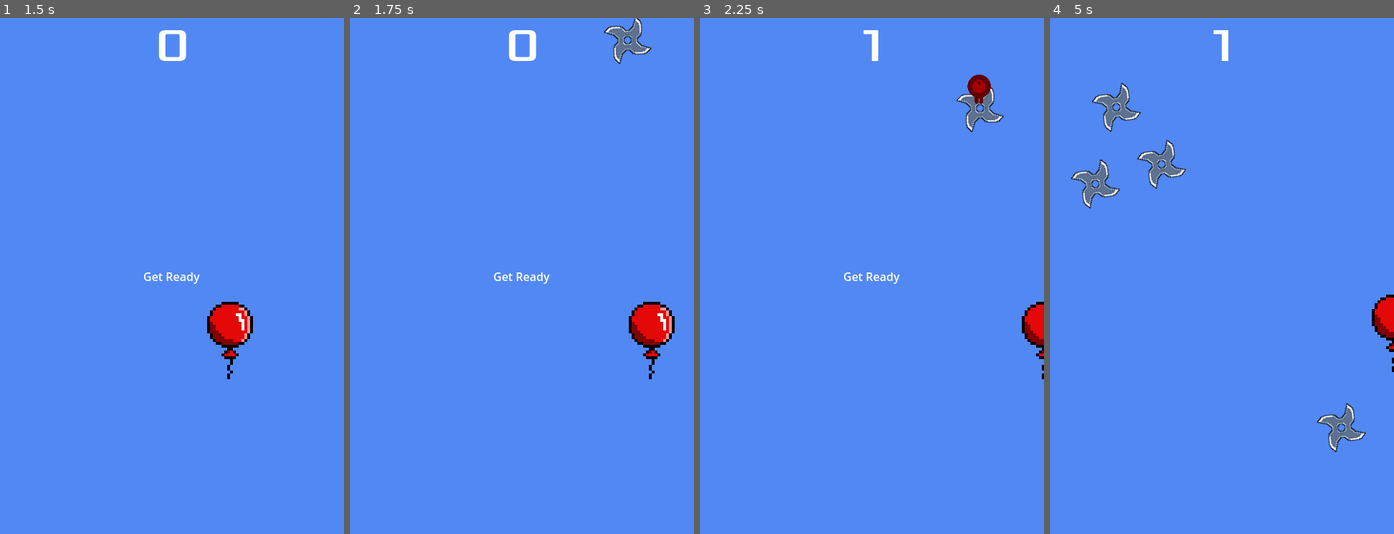
Above: before the commit, frames 1-4 (left to right).
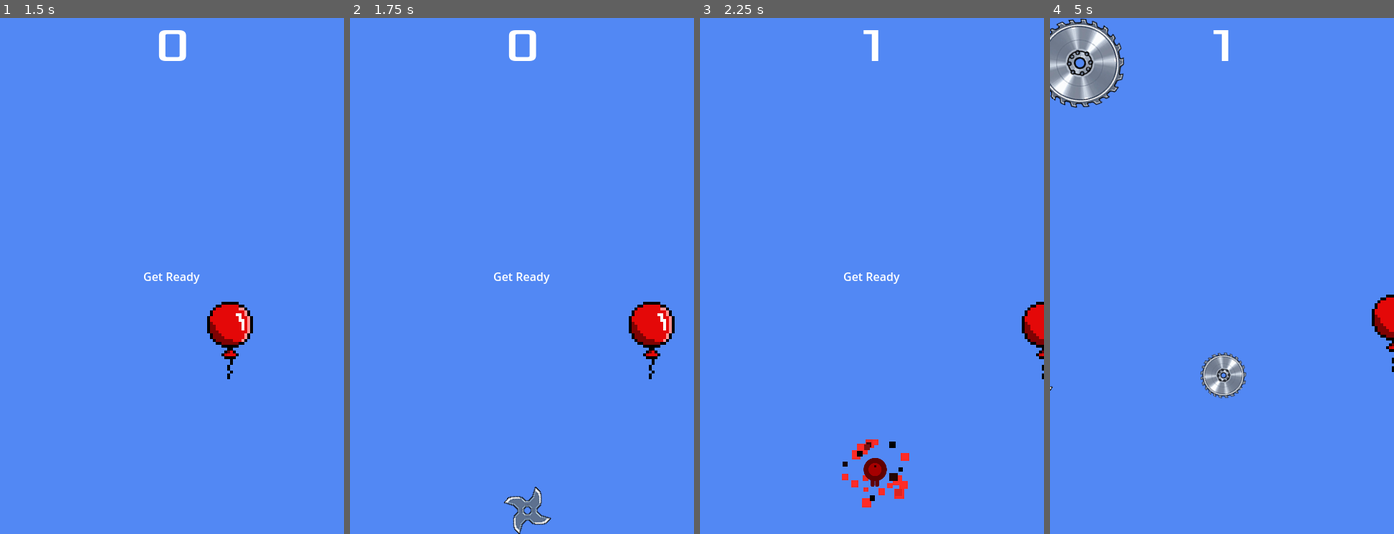
Above: after the commit, the same moments.

Repository: Turik556/First2D
Game: Godot game, scene res://Scenes/main.tscn
The game is run twice, just before and just after one commit, with the same random seed, the same clock (stepped at 60 frames per second) and the same inputs.
Inputs (mouse positions are in pixels of both pictures, inside the frame that each line leads up to; where the layout moved, square brackets give the same spot in the first picture):
- Up to frame 1 (1.5 s): click "Start" at 0.5 s; tap Enter at 1.25 s; hold D (move_right) from 1.28 s (still down)
- Up to frame 2 (1.75 s): keep holding D (move_right)
- Up to frame 3 (2.25 s): release D (move_right) at 2 s; click (875, 472) [978, 74] at 2 s
- Up to frame 4 (5 s): hold S (move_down) 2.78-3.53 s; hold D (move_right) 3.53-4.28 s; hold W (move_up) from 4.28 s (still down)

Frame 1 is identical in both runs. In frame 2, 1.1% of the frame differs, in the area x 44-88%, y 0-100%; in frame 3, 1.6%; in frame 4, 6.0%, in the area x 0-92%, y 0-85%.

Commit message:
add random enemys spawn mechanic

Diff:
--- a/Scenes/EnemyHandler.tscn
+++ b/Scenes/EnemyHandler.tscn
@@ -1,7 +1,9 @@
-[gd_scene load_steps=4 format=3 uid="uid://bqi3n4fssgs2l"]
+[gd_scene load_steps=6 format=3 uid="uid://bqi3n4fssgs2l"]
 
 [ext_resource type="Script" path="res://scripts/enemy_handler.gd" id="1_3gvam"]
+[ext_resource type="PackedScene" uid="uid://dn3uhqj24rcyi" path="res://Scenes/Enemys/saw_64.tscn" id="2_40yrd"]
 [ext_resource type="PackedScene" uid="uid://4i2iyednab76" path="res://Scenes/Enemys/shuriken.tscn" id="2_ylr5j"]
+[ext_resource type="PackedScene" uid="uid://b8fo4f7bqh0e3" path="res://Scenes/Enemys/saw_128.tscn" id="3_mea1j"]
 
 [sub_resource type="Curve2D" id="Curve2D_mvari"]
 _data = {
@@ -11,6 +13,7 @@
 
 [node name="EnemyHandler" type="Node"]
 script = ExtResource("1_3gvam")
+Enemys = [ExtResource("2_40yrd"), ExtResource("3_mea1j"), ExtResource("2_ylr5j")]
 mob_scene = ExtResource("2_ylr5j")
 
 [node name="MobTimer" type="Timer" parent="."]
--- a/Scenes/Enemys/mob.tscn
+++ b/Scenes/Enemys/mob.tscn
@@ -84,7 +84,6 @@
 flat = true
 
 [node name="CPUParticles2D" type="CPUParticles2D" parent="."]
-visible = false
 position = Vector2(0, 12)
 emitting = false
 amount = 25
--- a/scripts/enemy_handler.gd
+++ b/scripts/enemy_handler.gd
@@ -1,6 +1,6 @@
 extends Node
 class_name EnemyHandler
-var enemys = []
+@export var Enemys: Array[PackedScene] =[]
 @export var mob_scene: PackedScene
 @onready var mob_spawn_location = $MobPath/MobSpawnLocation
 var i=0
@@ -18,7 +18,6 @@
 
 # Called every frame. 'delta' is the elapsed time since the previous frame.
 func _process(delta: float) -> void:
-
 	pass
 
 func _on_mob_timer_timeout() -> void:
@@ -46,7 +45,8 @@
 	return location
 
 func spawn_enemy():
-	var mob = mob_scene.instantiate()
+
+	var mob = Enemys.pick_random().instantiate()
 	var mob_spawn_location = $MobPath/MobSpawnLocation
 	mob_spawn_location.progress_ratio =randf()
 
--- a/scripts/mob.gd
+++ b/scripts/mob.gd
@@ -28,7 +28,6 @@
 	linear_velocity = velocity.rotated(direction)
 	pass
 func _process(delta: float) -> void:
-
 	pass
 
 func _on_visible_on_screen_notifier_2d_screen_exited() -> void:
@@ -40,9 +39,8 @@
 	$CPUParticles2D.emitting=true
 	died.emit(self)
 	$CollisionShape2D.set_deferred("disabled",true)
-
 	$Button.hide()
-
+	$Sprite2D.hide()
 	pass # Replace with function body.
 
 func _on_cpu_particles_2d_finished() -> void:
